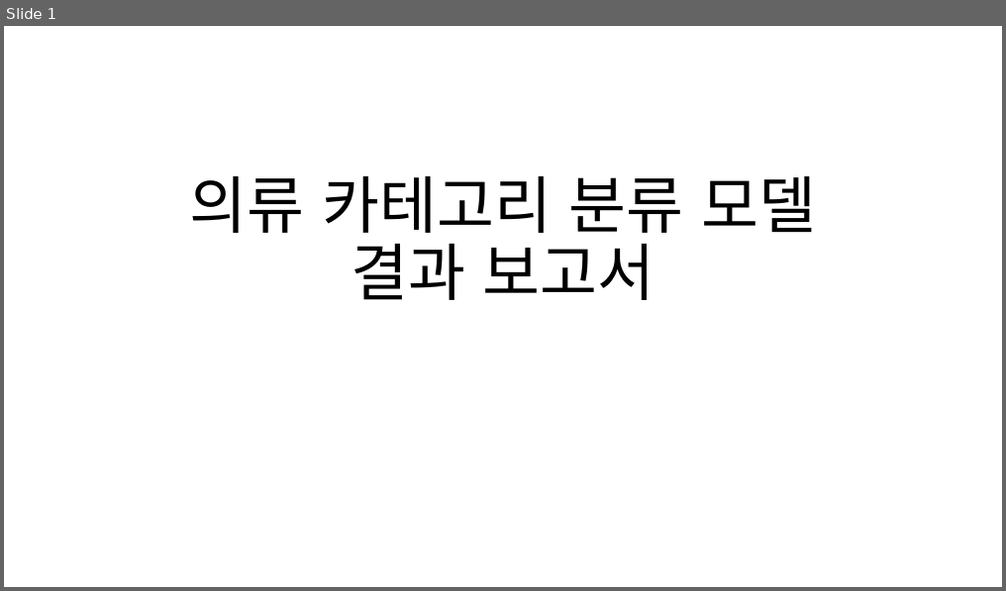
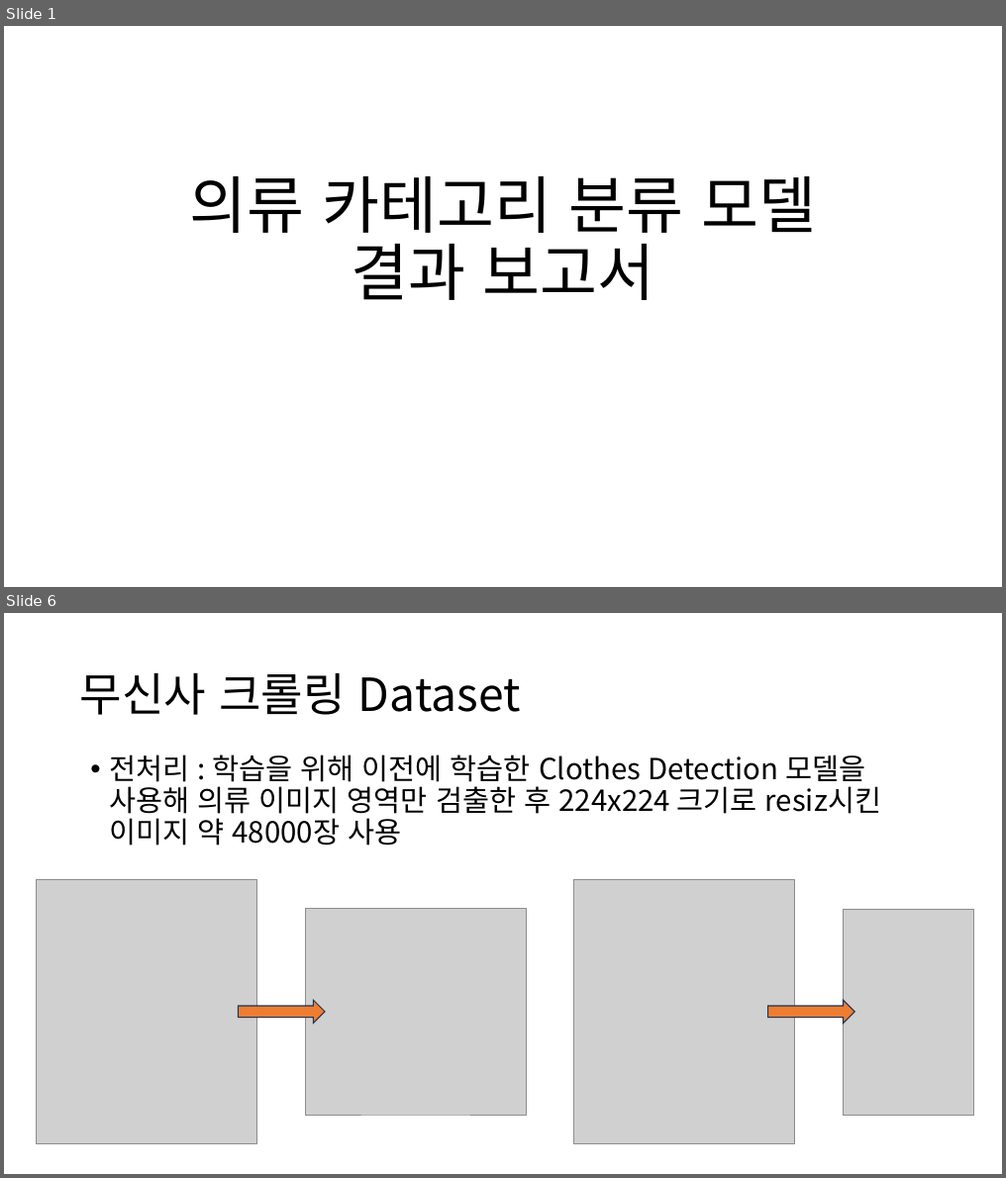
Before and after one commit to Playdata-G-DA35/DA35-final-team2-Item_Classification_RPA, a slide deck: documents/의류 카테고리 분류 모델 결과 보고서.pptx. Shown one above the other, each under a label of ours: slide 1 before the commit, slides 1 and 6 after it; the slides between them are not shown. The pictures are 1006x591 and 1006x1178 pixels, drawn with LibreOffice and Linux fonts; fonts in the diff are those of the drawing; grey boxes stand for pictures. Boxes give left, top, right and bottom in pixels: in the first picture for what was removed or moved away, otherwise in the second. Text is boxed around its words. In the diff, an @@ line names an element or a change of style, - is before the commit and + after.

```diff
--- a/documents/의류 카테고리 분류 모델 결과 보고서.pptx
+++ b/documents/의류 카테고리 분류 모델 결과 보고서.pptx
@@ slide 6 added at box(4, 613, 1002, 1174), background #FFFFFF @@
@@ title added at box(80, 672, 521, 715), 44 pt, text #000000 @@
+무신사 크롤링 Dataset
@@ text added at box(109, 755, 881, 846), 28 pt, text #000000 @@
+• 전처리 : 학습을 위해 이전에 학습한 Clothes Detection 모델을 사용해 의류 이미지 영역만 검출한 후 224x224 크기로 resiz시킨 이미지 약 48000장 사용
@@ picture added at box(37, 879, 257, 1145) @@
@@ picture added at box(573, 879, 795, 1145) @@
@@ picture added at box(305, 909, 526, 1115) @@
@@ picture added at box(844, 909, 974, 1115) @@
@@ right arrow added at box(239, 1000, 325, 1023), fill #ED7D31, outline #1E3256 1 pt @@
@@ right arrow added at box(768, 1000, 855, 1023), fill #ED7D31, outline #1E3256 1 pt @@
```
Also in this commit, not shown: 2 slides changed, 15 other slides added, 46 other files.
